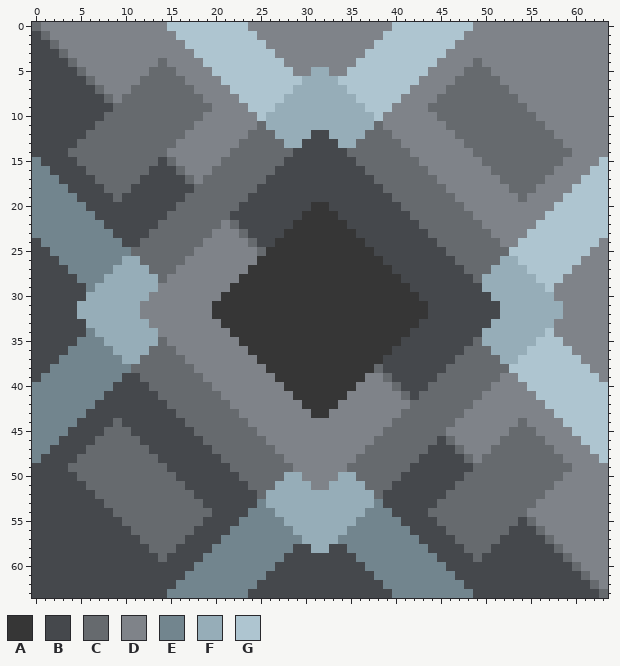
Pixel-art sprite: sprites/blocks/production/siliglass-melter.png. Above, as it was before the edit.
The file is 64x64 pixels.
Palette (. is transparent): A #363636  B #45484c  C #666a6e  D #7f8389  E #72858e  F #96adb8  G #aec5d0
The result:
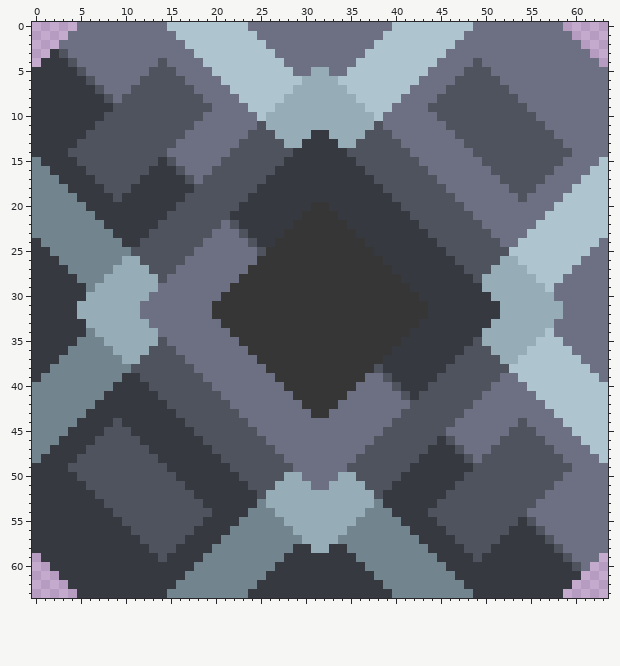
Edits made:
@@ palette @@
-B #45484c
+B #363940
-C #666a6e
+C #4f535d
-D #7f8389
+D #6c7082
@@ x 0..63 @@
- 0 CDDDDDDDDDDDDDDGGGGGGGGGDDDDDDDDDDDDDDDDGGGGGGGGGDDDDDDDDDDDDDDD
- 1 BCDDDDDDDDDDDDDDGGGGGGGGGDDDDDDDDDDDDDDGGGGGGGGGDDDDDDDDDDDDDDDD
- 2 BBCDDDDDDDDDDDDDDGGGGGGGGGDDDDDDDDDDDDGGGGGGGGGDDDDDDDDDDDDDDDDD
- 3 BBBCDDDDDDDDDDDDDDGGGGGGGGGDDDDDDDDDDGGGGGGGGGDDDDDDDDDDDDDDDDDD
- 4 BBBBCDDDDDDDDDCDDDDGGGGGGGGGDDDDDDDDGGGGGGGGGDDDDCDDDDDDDDDDDDDD
+ 0 .....DDDDDDDDDDGGGGGGGGGDDDDDDDDDDDDDDDDGGGGGGGGGDDDDDDDDDD.....
+ 1 ....DDDDDDDDDDDDGGGGGGGGGDDDDDDDDDDDDDDGGGGGGGGGDDDDDDDDDDDD....
+ 2 ...DDDDDDDDDDDDDDGGGGGGGGGDDDDDDDDDDDDGGGGGGGGGDDDDDDDDDDDDDD...
+ 3 ..BCDDDDDDDDDDDDDDGGGGGGGGGDDDDDDDDDDGGGGGGGGGDDDDDDDDDDDDDDDD..
+ 4 .BBBCDDDDDDDDDCDDDDGGGGGGGGGDDDDDDDDGGGGGGGGGDDDDCDDDDDDDDDDDDD.
  5 BBBBBCDDDDDDDCCCDDDDGGGGGGGGGDDFFDDGGGGGGGGGDDDDCCCDDDDDDDDDDDDD
@@ x 0..63 @@
 58 BBBBBBBBBBBBBCCCBBBBEEEEEEEEEBBFFBBEEEEEEEEEBBBBCCCBBBBBBBCDDDDD
-59 BBBBBBBBBBBBBBCBBBBEEEEEEEEEBBBBBBBBEEEEEEEEEBBBBCBBBBBBBBBCDDDD
-60 BBBBBBBBBBBBBBBBBBEEEEEEEEEBBBBBBBBBBEEEEEEEEEBBBBBBBBBBBBBBCDDD
-61 BBBBBBBBBBBBBBBBBEEEEEEEEEBBBBBBBBBBBBEEEEEEEEEBBBBBBBBBBBBBBCDD
-62 BBBBBBBBBBBBBBBBEEEEEEEEEBBBBBBBBBBBBBBEEEEEEEEEBBBBBBBBBBBBBBCD
-63 BBBBBBBBBBBBBBBEEEEEEEEEBBBBBBBBBBBBBBBBEEEEEEEEEBBBBBBBBBBBBBBC
+59 .BBBBBBBBBBBBBCBBBBEEEEEEEEEBBBBBBBBEEEEEEEEEBBBBCBBBBBBBBBCDDD.
+60 ..BBBBBBBBBBBBBBBBEEEEEEEEEBBBBBBBBBBEEEEEEEEEBBBBBBBBBBBBBBCD..
+61 ...BBBBBBBBBBBBBBEEEEEEEEEBBBBBBBBBBBBEEEEEEEEEBBBBBBBBBBBBBB...
+62 ....BBBBBBBBBBBBEEEEEEEEEBBBBBBBBBBBBBBEEEEEEEEEBBBBBBBBBBBB....
+63 .....BBBBBBBBBBEEEEEEEEEBBBBBBBBBBBBBBBBEEEEEEEEEBBBBBBBBBB.....
Boxes around the changes in both pictures, in picture pixels (x1, y1, x2, y2):
changed: (32, 22, 608, 598)
